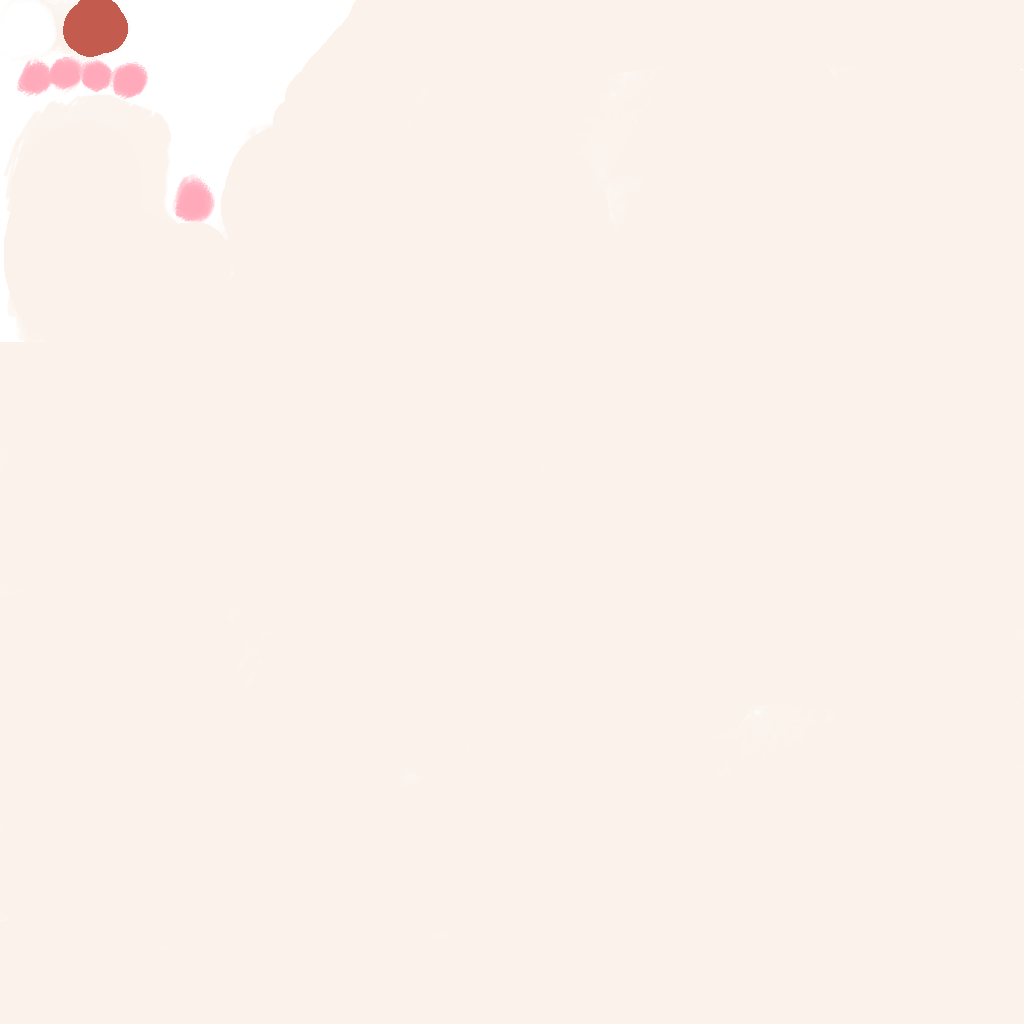
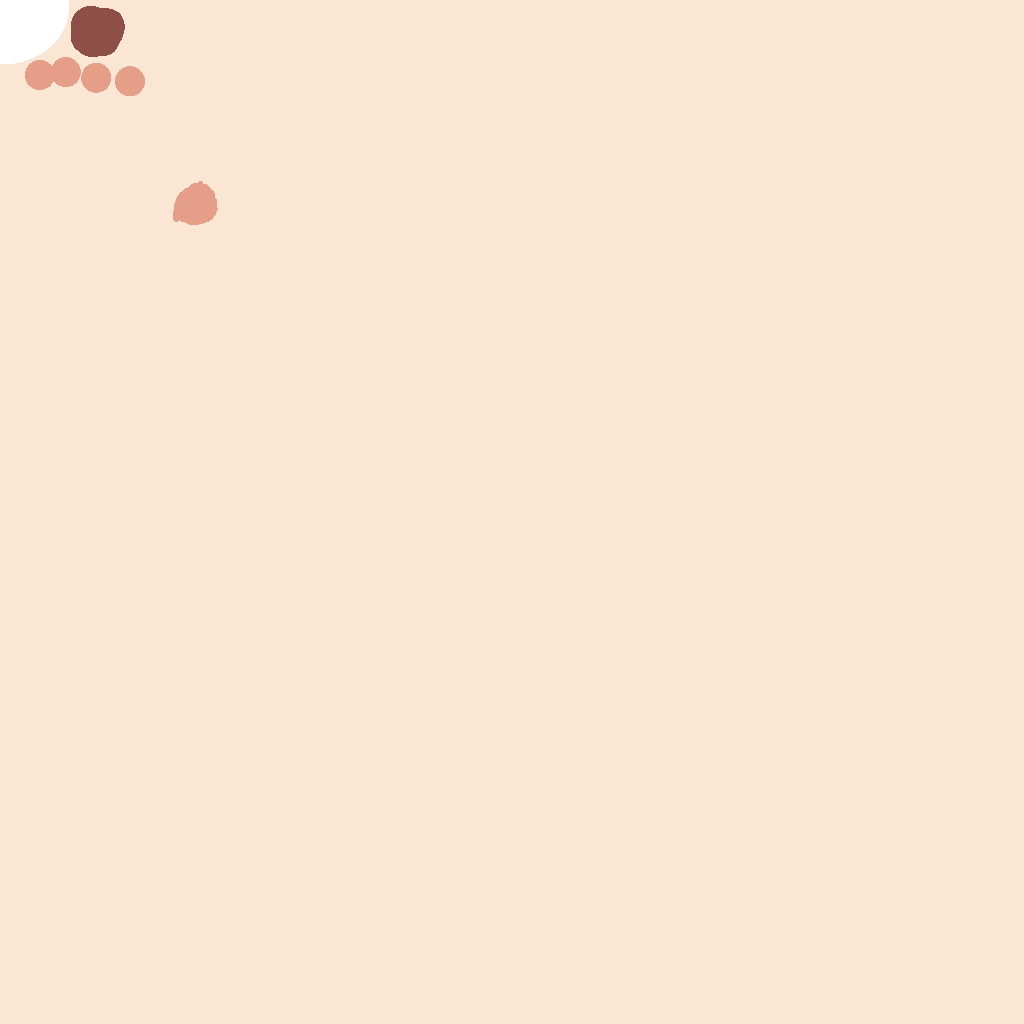
Before/after of a 1024px x 1024px layered artwork. What changed in the layer stack:
pixels changed over [0, 0, 1024, 1024] (layer not identified)
